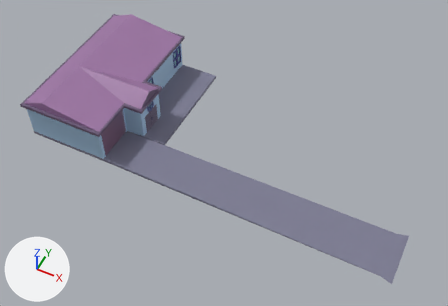
A saved change to the FBX model My project/Assets/3DAssets/FinalPrefabs/NewGrannyHouse.fbx.
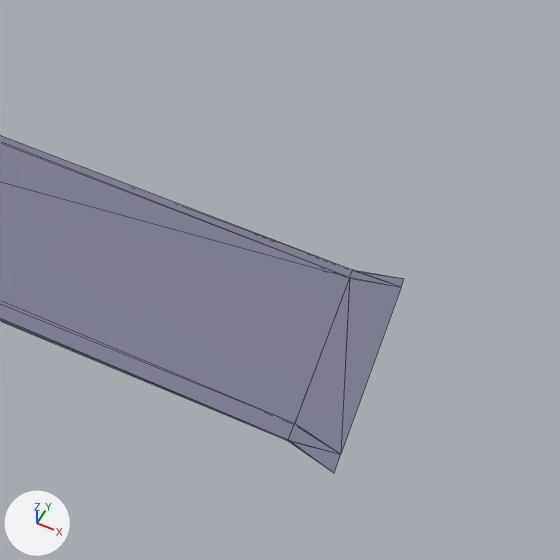
There are two pictures of each version: one whole from a 50 mm camera at (202.8, -280.0, 289.6) aimed at (83.9, -42.2, -7.5), one close up on the part from 69% to 100% of the width and 54% to 100% of the height. Every picture has the same lights, and +X, +Y and +Z are marked at lower left. The last two pictures show the newer version. The close-ups show mesh edges as thin lines. Where no turn or scale is listed for an object, it has been applied to the vertices. Vertices at exactly the same position are counted once.

Objects in the first close-up: 'BaseHouse'.
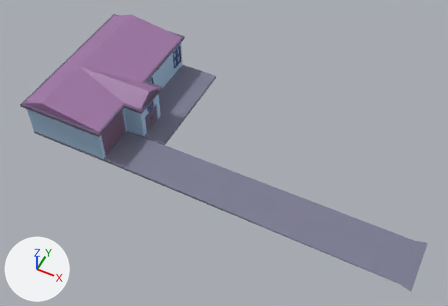
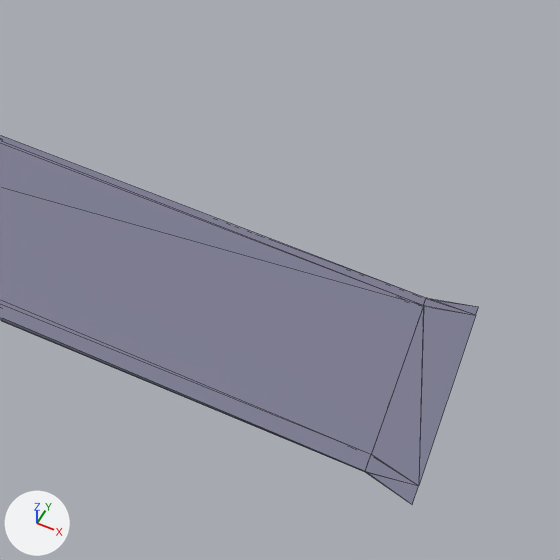
Where the change shows, as pixel boxes [x1, y1, x2, y2] in the close-ups (560 x 560 px):
'BaseHouse', reshaped: before [0, 135, 404, 473]; after [0, 135, 478, 504]

The change, as a diff of the scene's bpy script:
```diff
--- a/My project/Assets/3DAssets/FinalPrefabs/NewGrannyHouse.fbx.py
+++ b/My project/Assets/3DAssets/FinalPrefabs/NewGrannyHouse.fbx.py
@@ me_cube_017 @@
 # used by ob_basehouse; location = (0.0, 0.0, 0.0)
-me_cube_017.from_pydata(...)  # 215 vertices, 474 faces; spans x -41.0..207.0, y -83.0..26.0, z -14.0..12.0
+me_cube_017.from_pydata(...)  # 215 vertices, 474 faces; spans x -41.0..218.0, y -83.0..26.0, z -14.0..12.0
+# me_cube_017 part 1: all 12 vertices in x 200.0..207.0, y -83.0..-47.0, z -14.0 are moved by (11.0, 0.0, 0.0)
 me_cube_017.materials.append(mat_concrete)
```
